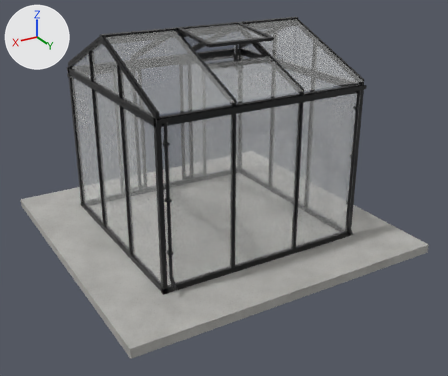
What one commit did to the glTF model models/scandiglas/sg-rect-7-9-7-9.glb.
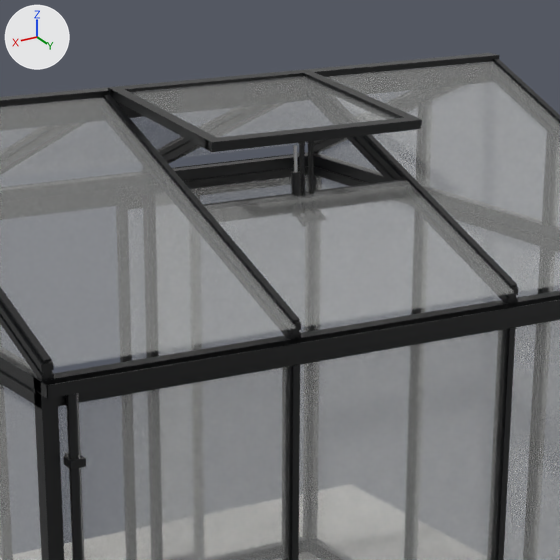
There are two pictures of each version: one whole from a 50 mm camera at (3.37, 7.78, 3.36) aimed at (-0.02, 2.14, 0.54), one close up on the part from 32% to 71% of the width and 0% to 46% of the height. The lights are fixed; the arrows at upper left show +X, +Y and +Z. The older version's two pictures come first. Vertices at exactly the same position are counted once.

The older version as bpy lines, for what is in view:
```python
me_scandiglas = bpy.data.meshes.new('scandiglas')
me_scandiglas.from_pydata(...)  # 4569 vertices, 8700 faces; spans x -1.82..1.82, y 0.0..3.64, z -0.1..2.35
# faces by material slot: [56, 7204, 320, 812, 308]
me_scandiglas.materials.append(mat_concrete)  # picture img_concrete
me_scandiglas.materials.append(mat_powder)
me_scandiglas.materials.append(mat_steel)  # light grey #ceced0
me_scandiglas.materials.append(mat_glass)  # white #fdfefd
me_scandiglas.materials.append(mat_glass_roof)  # white #f3f5f3
ob_scandiglas_rect_7_9_7_9 = bpy.data.objects.new('scandiglas-rect-7-9-7-9', me_scandiglas)
ob_scandiglas_rect_7_9_7_9.location = (0.0, 0.0, 0.0)
```
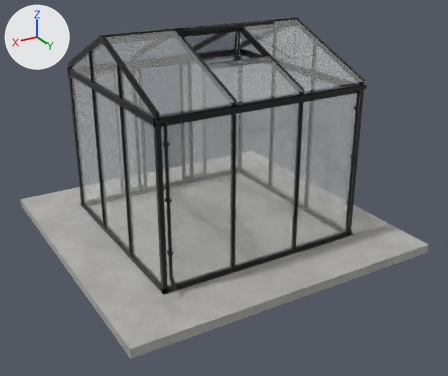
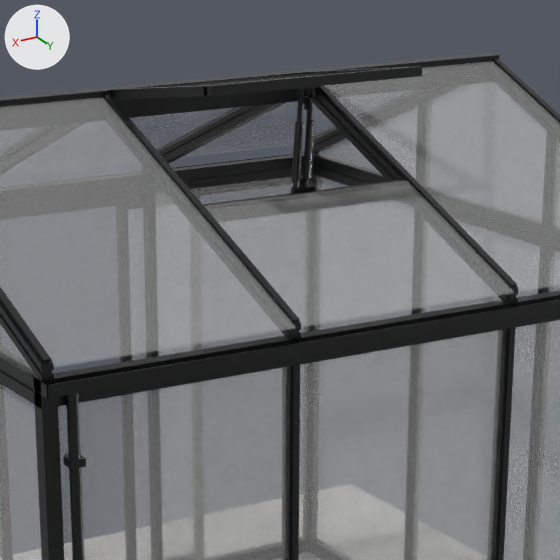
Pixel boxes [x1, y1, x2, y2] of what changed, in the close-ups (560 x 560 px; the box of a moved part takes in the faces that stretch with it):
part 1 of me_scandiglas, moved or reshaped
    before: [291, 145, 301, 196]
    after: [291, 121, 304, 182]
part 2 of me_scandiglas, moved or reshaped
    before: [205, 117, 422, 152]
    after: [203, 66, 422, 96]
part 3 of me_scandiglas, added
    after: [304, 67, 404, 74]
part 4 of me_scandiglas, added
    after: [111, 85, 209, 99]
part 5 of me_scandiglas, moved or reshaped (not visible before)
    after: [293, 185, 316, 193]
part 6 of me_scandiglas, moved or reshaped (not visible before)
    after: [290, 86, 320, 90]
part 7 of me_scandiglas, moved or reshaped
    before: [131, 76, 396, 138]
    after: [307, 88, 315, 97]
part 8 of me_scandiglas, added
    after: [296, 89, 304, 98]
part 9 of me_scandiglas, moved or reshaped
    before: [308, 143, 314, 194]
    after: [303, 95, 313, 174]
part 10 of me_scandiglas, moved or reshaped
    before: [299, 144, 305, 195]
    after: [293, 98, 303, 188]
part 11 of me_scandiglas, added
    after: [303, 105, 312, 187]
part 12 of me_scandiglas, added
    after: [299, 177, 305, 192]
part 13 of me_scandiglas, added
    after: [304, 96, 312, 111]
part 14 of me_scandiglas, added
    after: [308, 122, 314, 179]
part 15 of me_scandiglas, cut back
    before: [108, 69, 415, 150]
    after: [109, 71, 339, 180]

Diff of the bpy script that builds the scene:
```diff
--- a/models/scandiglas/sg-rect-7-9-7-9.glb.py
+++ b/models/scandiglas/sg-rect-7-9-7-9.glb.py
@@ me_scandiglas @@
-me_scandiglas.from_pydata(...)  # 4569 vertices, 8700 faces; spans x -1.82..1.82, y 0.0..3.64, z -0.1..2.35
+me_scandiglas.from_pydata(...)  # 12364 vertices, 24319 faces; spans x -1.82..1.82, y 0.0..3.64, z -0.1..2.44
+# me_scandiglas part 1: the loose piece of 131 vertices spanning x 0.03..0.05, y 2.44..2.48, z 2.0..2.22 is turned -9.2 degrees about the x axis through its middle and scaled by 1.32, then moved by (-0.04, -0.05, 0.13)
+# me_scandiglas part 2: the loose piece of 48 vertices spanning x -0.38..0.38, y 2.49..2.53, z 2.25..2.28 is moved by (0.0, 0.0, 0.16)
+# me_scandiglas part 3: the loose piece of 48 vertices spanning x -0.38..-0.34, y 1.86..2.51, z 2.25..2.34 is copied, and the copy is turned 14.5 degrees about the x axis through its middle and scaled by 0.992, then moved by (0.0, 0.0, 0.08); it spans x -0.38..-0.34, y 1.86..2.5, z 2.31..2.44
+# me_scandiglas part 4: the loose piece of 48 vertices spanning x 0.34..0.38, y 1.86..2.51, z 2.25..2.34 is copied, and the copy is turned 14.5 degrees about the x axis through its middle and scaled by 0.992, then moved by (0.0, 0.0, 0.08); it spans x 0.34..0.38, y 1.86..2.5, z 2.31..2.44
+# me_scandiglas part 5: the loose piece of 24 vertices spanning x -0.05..0.05, y 2.44..2.5, z 1.99..2.01 is scaled about its middle by (0.889, -0.546, 3.11), then moved by (0.0, -0.04, 0.05)
+# me_scandiglas part 6: the loose piece of 24 vertices spanning x -0.04..0.04, y 2.43..2.47, z 2.24..2.25 is moved by (0.0, -0.01, 0.14)
+# me_scandiglas part 7: the loose piece of 24 vertices spanning x -0.34..0.34, y 1.88..2.49, z 2.26..2.33 is multiplied about its middle by the matrix ((0.0, -0.005, -0.046), (0.046, 0.006, -0.001), (0.006, -0.046, 0.005)), then moved by (-0.02, 0.26, 0.08), in mat_powder
+# me_scandiglas part 8: the loose piece of 24 vertices spanning x 0.01..0.02, y 2.43..2.47, z 2.22..2.25 is copied, and the copy is moved by (0.0, -0.01, 0.14); it spans x 0.02, y 2.42..2.46, z 2.36..2.39
+# me_scandiglas part 9: the loose piece of 24 vertices spanning x -0.02..-0.01, y 2.44..2.47, z 1.97..2.22 is turned -9.2 degrees about the x axis through its middle and scaled by 1.24, then moved by (0.0, -0.03, 0.12)
+# me_scandiglas part 10: the loose piece of 24 vertices spanning x 0.01..0.02, y 2.44..2.47, z 1.97..2.22 is turned -9.2 degrees about the x axis through its middle and scaled by 1.24, then moved by (0.0, -0.03, 0.12)
+# me_scandiglas part 11: the loose piece of 24 vertices spanning x -0.02..-0.01, y 2.44..2.47, z 1.97..2.22 is copied, and the copy is turned -9.2 degrees about the x axis through its middle and scaled by 1.04, then moved by (0.02, 0.0, 0.12); it spans x 0.0, y 2.43..2.48, z 2.09..2.35
+# me_scandiglas part 12: the loose piece of 24 vertices spanning x 0.02..0.03, y 2.45..2.49, z 1.97..2.0 is copied, and the copy is turned 16.1 degrees about the x axis through its middle and scaled by 1.23, then moved by (-0.02, -0.04, 0.1); it spans x 0.0, y 2.41..2.45, z 2.07..2.11
+# me_scandiglas part 13: the loose piece of 24 vertices spanning x 0.01..0.02, y 2.43..2.47, z 2.22..2.25 is copied, and the copy is moved by (-0.02, 0.01, 0.11); it spans x 0.0, y 2.44..2.47, z 2.33..2.37
+# me_scandiglas part 14: the loose piece of 50 vertices spanning x 0.02..0.04, y 2.47..2.48, z 2.0..2.01 is copied, and the copy is multiplied about its middle by the matrix ((0.5, 0.0, 0.0), (0.0, 1.18, 1.582), (0.0, 6.706, 16.612)), then moved by (-0.03, 0.0, 0.2); it spans x 0.0, y 2.47..2.49, z 2.12..2.3
+# me_scandiglas part 15: 24 vertices moved within x -0.38..0.38, y 1.86..2.47, z 2.24..2.34; 156 vertices removed from x -0.38..0.38, y 1.84..2.51, z 2.22..2.35; 7437 vertices added at x -0.38..0.38, y 1.84..2.5, z 2.11..2.42
+# other edits to the shape of me_scandiglas do not show in these pictures
 me_scandiglas.materials.append(mat_concrete)
```
